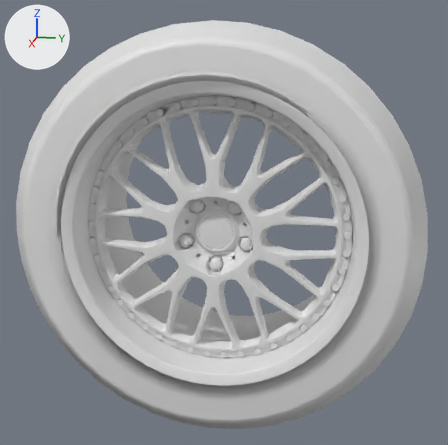
An edit to the glTF model public/parts/wheel_ryusei.glb, drawn before and after from the same camera.
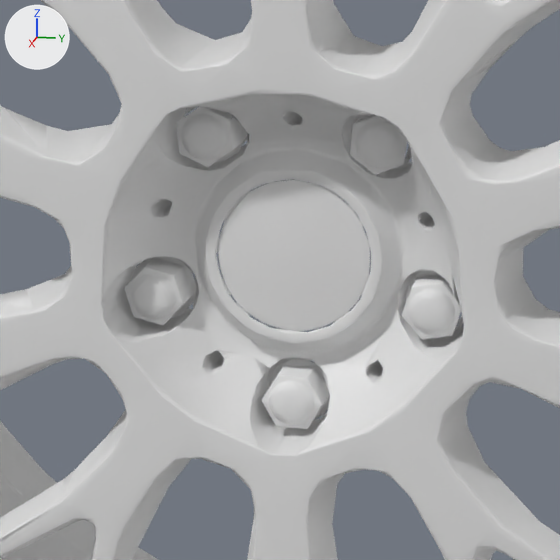
There are two pictures of each version: one whole from a camera (50 mm lens) standing at (0.874, 0.175, 0.219) and looking at (0.0, 0.0, 0.001), one close up on the part from 34% to 61% of the width and 40% to 67% of the height. Lighting does not change. The marker at upper left points along +X, +Y and +Z. The last two pictures show the newer version. Where no turn or scale is listed for an object, it has been applied to the vertices. Vertices at exactly the same position are counted once.

The scene before the commit, as lines of its bpy script (objects in view):
```python
me_wheels_wheel_ryusei = bpy.data.meshes.new('wheels.wheel_ryusei')
me_wheels_wheel_ryusei.from_pydata(...)  # 5634 vertices, 9940 faces; spans x -0.125..0.125, y -0.28..0.28, z -0.28..0.28
# faces by material slot: [5993, 2987, 960]
me_wheels_wheel_ryusei.materials.append(mat_rim)  # white #e7e7e7
me_wheels_wheel_ryusei.materials.append(mat_chrome)  # white #e7e7e7
me_wheels_wheel_ryusei.materials.append(mat_tire)  # white #e7e7e7
ob_wheel = bpy.data.objects.new('Wheel', me_wheels_wheel_ryusei)
ob_wheel.location = (0.0, 0.0, 0.0)
```
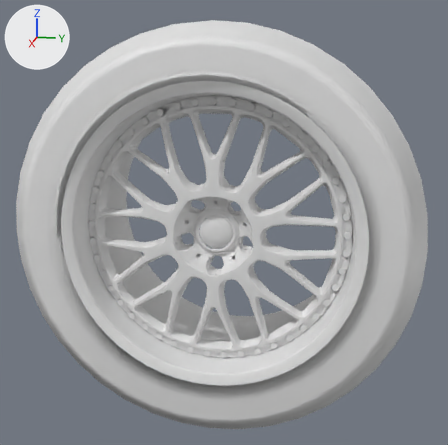
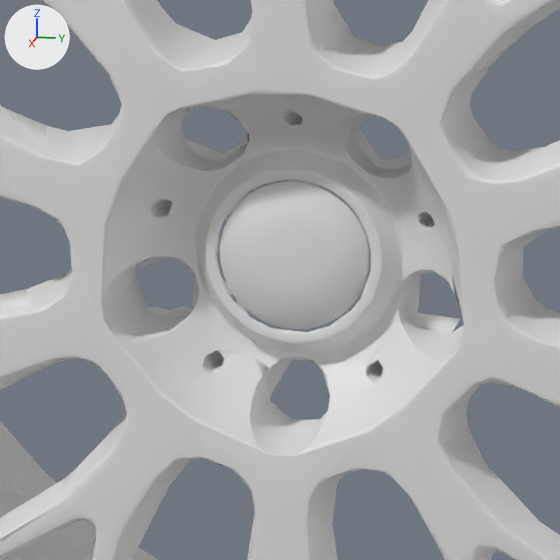
Pixel boxes (x1, y1, x2, y2) of what changed, in the close-ups (560 x 560 px):
```json
{"part": 1, "of": "me_wheels_wheel_ryusei", "change": "deleted", "before": [124, 257, 196, 325]}
{"part": 2, "of": "me_wheels_wheel_ryusei", "change": "deleted", "before": [176, 107, 246, 167]}
{"part": 3, "of": "me_wheels_wheel_ryusei", "change": "deleted", "before": [401, 271, 464, 340]}
{"part": 4, "of": "me_wheels_wheel_ryusei", "change": "deleted", "before": [350, 114, 411, 175]}
{"part": 5, "of": "me_wheels_wheel_ryusei", "change": "deleted", "before": [262, 359, 330, 429]}
{"part": 6, "of": "me_wheels_wheel_ryusei", "change": "cut back", "before": [218, 180, 370, 331], "after": [220, 179, 371, 329]}
```

Edits to the scene script, one JSON object a line:
```json
{"op": "add", "block": "mat_rimlip", "code": ["mat_rimlip = principled_material('RimLip')", "mat_rimlip.base_color = (0.8, 0.8, 0.8)  # white #e7e7e7"]}
{"op": "add", "block": "mat_rimcap", "code": ["mat_rimcap = principled_material('RimCap')", "mat_rimcap.base_color = (0.8, 0.8, 0.8)  # white #e7e7e7"]}
{"block": "me_wheels_wheel_ryusei", "where": "# used by ob_wheel; location = (0.0, 0.0, 0.0)"}
{"op": "remove", "block": "me_wheels_wheel_ryusei", "code": "me_wheels_wheel_ryusei.from_pydata(...)  # 5634 vertices, 9940 faces; spans x -0.125..0.125, y -0.28..0.28, z -0.28..0.28"}
{"op": "add", "block": "me_wheels_wheel_ryusei", "code": "me_wheels_wheel_ryusei.from_pydata(...)  # 5337 vertices, 9441 faces; spans x -0.125..0.125, y -0.28..0.28, z -0.28..0.28"}
{"block": "me_wheels_wheel_ryusei", "change": "me_wheels_wheel_ryusei part 1: the loose piece of 76 vertices spanning x 0.049..0.064, y -0.054..-0.033, z -0.025..-0.004 is deleted"}
{"block": "me_wheels_wheel_ryusei", "change": "me_wheels_wheel_ryusei part 2: the loose piece of 74 vertices spanning x 0.049..0.064, y -0.037..-0.016, z 0.026..0.048 is deleted"}
{"block": "me_wheels_wheel_ryusei", "change": "me_wheels_wheel_ryusei part 3: the loose piece of 71 vertices spanning x 0.049..0.064, y 0.033..0.054, z -0.025..-0.004 is deleted"}
{"block": "me_wheels_wheel_ryusei", "change": "me_wheels_wheel_ryusei part 4: the loose piece of 70 vertices spanning x 0.049..0.064, y 0.016..0.037, z 0.027..0.047 is deleted"}
{"block": "me_wheels_wheel_ryusei", "change": "me_wheels_wheel_ryusei part 5: the loose piece of 70 vertices spanning x 0.049..0.064, y -0.01..0.011, z -0.056..-0.035 is deleted"}
{"block": "me_wheels_wheel_ryusei", "change": "me_wheels_wheel_ryusei part 6"}
{"block": "me_wheels_wheel_ryusei", "change": "45 vertices are removed from x 0.057..0.059, y -0.023..0.024, z -0.024..0.024"}
{"block": "me_wheels_wheel_ryusei", "change": "88 faces are deleted"}
{"block": "me_wheels_wheel_ryusei", "change": "8 vertices move from x 0.057..0.058, y -0.024..-0.004, z -0.014..0.023 to x 0.049..0.059, y -0.023..-0.004, z -0.004..0.023"}
{"block": "me_wheels_wheel_ryusei", "change": "70 vertices are added at x 0.049..0.059, y -0.023..0.023, z -0.023..0.023"}
{"block": "me_wheels_wheel_ryusei", "change": "6 new vertices lie (-0.009, 0.0, 0.0) away from vertices in x 0.058, y -0.023..0.021, z -0.011..0.023"}
{"block": "me_wheels_wheel_ryusei", "change": "33 new vertices lie (0.009, 0.0, 0.0) away from vertices in x 0.049, y -0.023..0.023, z -0.023..0.023"}
{"block": "me_wheels_wheel_ryusei", "change": "199 new faces join them, mat_rimcap (white #e7e7e7)"}
{"op": "add", "block": "me_wheels_wheel_ryusei", "code": "me_wheels_wheel_ryusei.materials.append(mat_rimcap)  # white #e7e7e7"}
{"op": "add", "block": "me_wheels_wheel_ryusei", "code": "me_wheels_wheel_ryusei.materials.append(mat_rimlip)  # white #e7e7e7"}
```
